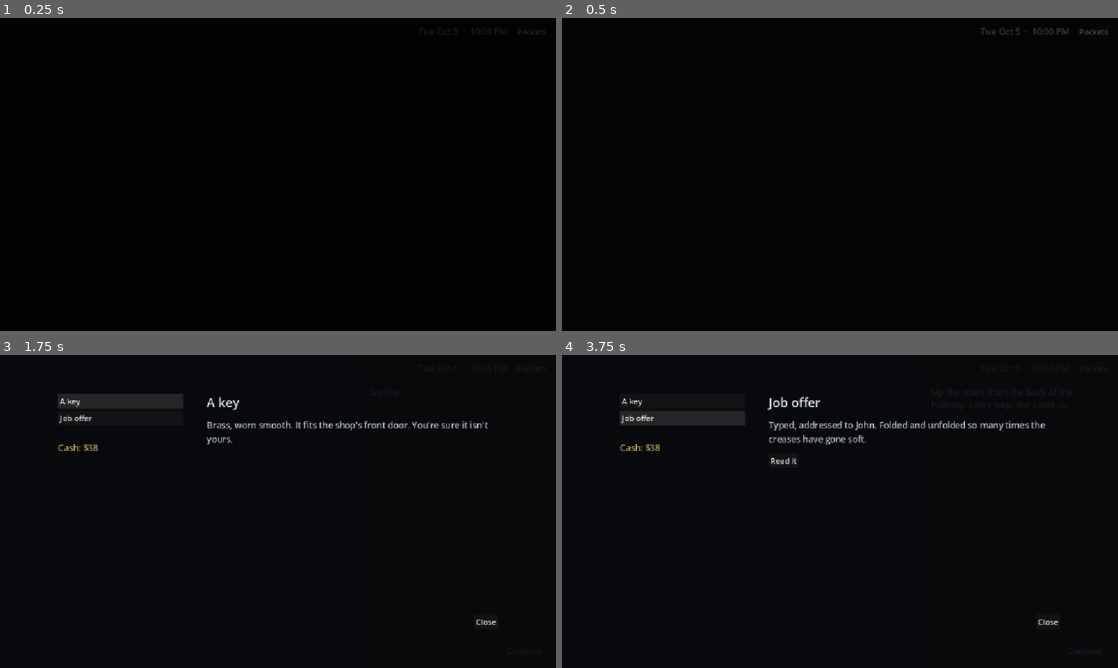
Above: before the commit, frames 1-4 (two rows, left to right).
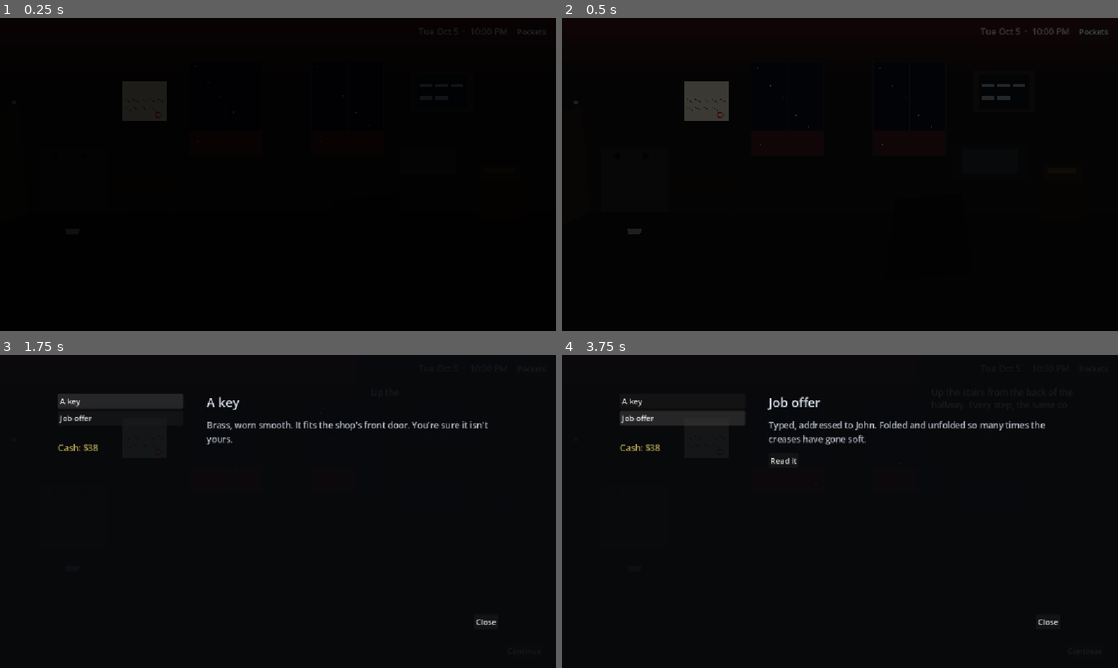
Above: after the commit, the same moments.

Repository: MicolDellaColletta/breakup
Game: Godot game, scene res://scenes/night.tscn
The game is run twice, just before and just after one commit, with the same random seed, the same clock (stepped at 60 frames per second) and the same inputs. This scene is started directly instead of the project's main scene. Sound files missing from this copy of the repository are replaced by a short silence.
Inputs:
- Up to frame 1 (0.25 s): no input
- Up to frame 2 (0.5 s): no input
- Up to frame 3 (1.75 s): click "Pockets" at 0.5 s; click "A key" at 1.25 s
- Up to frame 4 (3.75 s): click "Continue" at 2 s; click "Continue" at 2.75 s; click "Job offer" at 3.5 s

The runs differ from the first frame. In frame 1, 1.0% of the frame differs, in the area x 22-30%, y 20-33%; in frame 2, 1.2%, in the area x 2-84%, y 15-70%; in frame 3, less than 0.1%; in frame 4, less than 0.1%.

Commit message:
Point and click for the nights in the apartment
- The nights after each day use the same apartment, first person: the
  main room (radio, kitchen, windows, the painting of breakup over the
  armchair, and the way downstairs to the back door), the hall (the
  locked door, the bedroom) and the bedroom (the dresser, the bed)
- The picture shows tonight's choices (an open window, the radio's
  dial); those reset each night
- The painting is now drawn in the main room
- Tests: the night test walks the rooms

Co-Authored-By: Claude Opus 5.5 <noreply@anthropic.com>
Claude-Session: https://claude.ai/code/session_01FfTQbNb7gouRm2E4pjXUsr

Diff:
--- a/scenes/night.tscn
+++ b/scenes/night.tscn
@@ -12,6 +12,8 @@
 [ext_resource type="AudioStream" uid="uid://buttnji3lpwvj" path="res://audio/freesound_community-phone-pick-up-46796.mp3" id="10_pickup"]
 [ext_resource type="AudioStream" uid="uid://l26hxl6mp4k7" path="res://audio/freesound_community-phone-hang-up-46793.mp3" id="11_hangup"]
 [ext_resource type="AudioStream" uid="uid://dia8qe3m72c7e" path="res://audio/freesound_community-telephone-off-hook-us-74706.mp3" id="12_deadline"]
+[ext_resource type="Script" path="res://scripts/apartment_art.gd" id="13_art"]
+[ext_resource type="Script" path="res://scripts/hotspot_layer.gd" id="14_spots"]
 
 [node name="Night" type="Control" unique_id=1070605040]
 layout_mode = 3
@@ -22,32 +24,31 @@
 grow_vertical = 2
 script = ExtResource("1_night")
 
-[node name="Background" type="ColorRect" parent="." unique_id=1170615141]
+[node name="ApartmentArt" type="Control" parent="." unique_id=1170615141]
+unique_name_in_owner = true
 layout_mode = 1
 anchors_preset = 15
 anchor_right = 1.0
 anchor_bottom = 1.0
 grow_horizontal = 2
 grow_vertical = 2
-color = Color(0.035, 0.045, 0.065, 1)
+mouse_filter = 2
+script = ExtResource("13_art")
+
+[node name="Hotspots" type="Control" parent="." unique_id=1370635343]
+unique_name_in_owner = true
+layout_mode = 1
+anchors_preset = 15
+anchor_right = 1.0
+anchor_bottom = 1.0
+grow_horizontal = 2
+grow_vertical = 2
+mouse_filter = 2
+script = ExtResource("14_spots")
 
 [node name="Narrator" parent="." unique_id=1270625242 instance=ExtResource("2_column")]
 unique_name_in_owner = true
 layout_mode = 1
-
-[node name="Objects" type="HBoxContainer" parent="." unique_id=1370635343]
-unique_name_in_owner = true
-layout_mode = 1
-anchors_preset = 2
-anchor_top = 1.0
-anchor_bottom = 1.0
-offset_left = 40.0
-offset_top = -64.0
-offset_right = 40.0
-offset_bottom = -28.0
-grow_vertical = 0
-theme_override_constants/separation = 10
-mouse_filter = 2
 
 [node name="RadioNight" type="AudioStreamPlayer" parent="." unique_id=1970695949]
 unique_name_in_owner = true
--- a/scripts/apartment_art.gd
+++ b/scripts/apartment_art.gd
@@ -98,6 +98,13 @@
 	_rect(0.865, 0.47, 0.07, 0.05, Color(0.09, 0.07, 0.05))
 	var lit: bool = _flag("radio_on")
 	_rect(0.875, 0.48, 0.05, 0.015, Color(AMBER, 0.85 if lit else 0.12))
+	# Over the armchair, the painting of breakup: white plates on black water,
+	# and the small figure far out on one of them.
+	_rect(0.74, 0.17, 0.11, 0.13, Color(0.12, 0.1, 0.07))
+	_rect(0.75, 0.18, 0.09, 0.11, Color(0.04, 0.05, 0.07))
+	for k in 5:
+		_rect(0.755 + (k % 3) * 0.028, 0.21 + (k / 3) * 0.04, 0.022, 0.012, Color(0.6, 0.62, 0.65, 0.7))
+	draw_line(_p(0.8, 0.245), _p(0.8, 0.23), Color(0.02, 0.02, 0.02), 2.0)
 	# The coat on its hook by the landing, near and to the left.
 	_poly([Vector2(0.0, 0.3), Vector2(0.035, 0.28), Vector2(0.05, 0.62), Vector2(0.0, 0.66)], Color(0.08, 0.068, 0.055))
 	draw_circle(_p(0.025, 0.27), 4, STEEL)
--- a/scripts/night.gd
+++ b/scripts/night.gd
@@ -2,17 +2,23 @@
 
 # The apartment at night, after the shop has closed and the evening is over:
 # the rules (radio, the dog, the windows, the back door), things to look at,
-# then bed, and whatever wakes you. What's in the room comes from
-# story/spots.cfg; each day's night has its own story file
+# then bed, and whatever wakes you. First person, three rooms you walk between
+# with arrows (story/spots.cfg, scene "night"): the main room, the hall and
+# the bedroom. Each day's night has its own story file
 # (GameState.NIGHT_STORIES). In the morning, the next day at the counter, or
 # the title screen if that day isn't written yet.
 
 const TITLE_SCENE: String = "res://scenes/title.tscn"
 const COUNTER_SCENE: String = "res://scenes/counter.tscn"
-const ROOM: String = "apartment"
+const SCENE_ID: String = "night"
+const VIEW_FADE: float = 0.25
+# Flags the picture shows (an open window, the radio's dial) that belong to a
+# single night: cleared when the next one starts.
+const TONIGHT_FLAGS: Array[String] = ["window_open", "radio_on", "tv_on"]
 
 @onready var narrator: DialogueColumn = %Narrator
-@onready var objects: HBoxContainer = %Objects
+@onready var art: Control = %ApartmentArt
+@onready var hotspots: HotspotLayer = %Hotspots
 @onready var radio_night: AudioStreamPlayer = %RadioNight
 @onready var wind: AudioStreamPlayer = %Wind
 
@@ -28,13 +34,20 @@
 }
 
 var _looked: Array[String] = []
+var _room: String = "main"
+var _busy: bool = true
+var _ending: bool = false
 
 func _ready() -> void:
 	# Tonight's bowl starts empty and the back door starts as the old man left
 	# it, whatever happened last night. (The morning already read last night's.)
 	GameState.fed_dog = false
 	GameState.locked_back_door = false
-	objects.visible = false
+	for flag in TONIGHT_FLAGS:
+		GameState.flags.erase(flag)
+	art.view = _room
+	hotspots.spot_clicked.connect(click)
+	hotspots.interactive = false
 	narrator.use_sounds(sounds)
 	narrator.section_finished.connect(_on_section_finished)
 	narrator.choice_made.connect(_on_choice_made)
@@ -46,10 +59,40 @@
 
 # --- Public: what tests and other scenes can use ---
 
+func current_room() -> String:
+	return _room
+
+# Clicking a hotspot: walk to another room, or look at something there.
+func click(spot_id: String) -> void:
+	if _busy or _ending:
+		return
+	var room: String = Spots.go(spot_id)
+	if room != "":
+		walk(room)
+	else:
+		look(spot_id)
+
+# Plays what's there to see (tests use it directly, from any room). Each
+# thing can be looked at once a night.
 func look(spot_id: String) -> void:
 	_looked.append(spot_id)
-	objects.visible = false
+	hotspots.mark_used(spot_id)
+	_busy = true
+	hotspots.interactive = false
 	narrator.start_conversation(Spots.section(spot_id))
+
+func walk(room: String) -> void:
+	_busy = true
+	hotspots.interactive = false
+	narrator.play_sound("floorboards")
+	var fade: Tween = create_tween()
+	fade.tween_property(self, "modulate", Color(0.15, 0.15, 0.15), VIEW_FADE)
+	await fade.finished
+	_room = room
+	art.view = room
+	fade = create_tween()
+	fade.tween_property(self, "modulate", Color.WHITE, VIEW_FADE)
+	_show_spots()
 
 # --- Private: the machinery ---
 
@@ -61,18 +104,11 @@
 		_show_spots()
 
 func _show_spots() -> void:
-	# Out now, not at the end of the frame, so the new buttons keep their names.
-	for old in objects.get_children():
-		objects.remove_child(old)
-		old.queue_free()
-	for spot_id in Spots.in_room("night", ROOM, narrator):
-		var button: Button = Button.new()
-		button.name = spot_id
-		button.text = Spots.label(spot_id)
-		button.disabled = _looked.has(spot_id)
-		button.pressed.connect(look.bind(spot_id))
-		objects.add_child(button)
-	objects.visible = true
+	hotspots.fill(SCENE_ID, _room, narrator)
+	for spot_id in _looked:
+		hotspots.mark_used(spot_id)
+	_busy = false
+	hotspots.interactive = true
 
 func _on_choice_made(choice: Dictionary) -> void:
 	if choice["target"] == "radio_on":
@@ -81,6 +117,8 @@
 # Morning: the next day at the counter, or the title screen when that day
 # isn't written yet.
 func _end_of_day() -> void:
+	_ending = true
+	hotspots.interactive = false
 	narrator.set_input_enabled(false)
 	var tween: Tween = create_tween().set_parallel()
 	tween.tween_property(radio_night, "volume_db", -80.0, 3.0)
--- a/story/spots.cfg
+++ b/story/spots.cfg
@@ -4,13 +4,14 @@
 ;           (the first night), "shop" (after closing) or "night"
 ; room    = where in that scene (drive: car, glovebox; shop_night: floor,
 ;           counter, hallway, office; apartment_first: main, hall, bathroom,
-;           bedroom; shop: counter, floor, office, hallway; night: apartment)
+;           bedroom; night: main, hall, bedroom; shop: counter, floor, office,
+;           hallway)
 ; label   = its name, shown when the mouse is over it (or on its button)
 ; section = the story section it plays (drive.txt for the drive,
 ;           shop_looks.txt for the shop, each night's file for the night)
 ; if      = only there when this holds (same as | if= in story files)
-; Scenes with a picture (the drive, and the shop and apartment on the first
-; night, so far) make each one a clickable hotspot:
+; Scenes with a picture (everything but the shop after closing, so far) make
+; each one a clickable hotspot:
 ; rect    = "x, y, width, height", each from 0 to 1 of the screen
 ; sound   = played the moment it's clicked (a sound the scene has)
 ; go      = walk to that room instead of playing a section (no section needed)
@@ -465,52 +466,93 @@
 label="Steel door"
 section="look_steel_door"
 
-; --- The apartment at night (story/night_one.txt) ---
+; --- The apartment at night, after each day (story/night_one.txt,
+; night_two.txt): every night file needs each of these sections. ---
 
 [radio]
 scene="night"
-room="apartment"
+room="main"
 label="Radio"
 section="radio"
+rect="0.85, 0.44, 0.1, 0.12"
 
 [kitchen]
 scene="night"
-room="apartment"
+room="main"
 label="Kitchen"
 section="kitchen"
+rect="0.06, 0.4, 0.14, 0.34"
 
 [windows]
 scene="night"
-room="apartment"
+room="main"
 label="Windows"
 section="windows"
+rect="0.33, 0.12, 0.37, 0.34"
+
+[painting]
+scene="night"
+room="main"
+label="Painting"
+section="painting"
+rect="0.73, 0.16, 0.13, 0.15"
+
+[back_door]
+scene="night"
+room="main"
+label="Downstairs, to the back door"
+section="back_door"
+arrow="back"
+rect="0.44, 0.84, 0.12, 0.14"
+
+[night_to_hall]
+scene="night"
+room="main"
+label="The hall"
+go="hall"
+arrow="right"
+rect="0.88, 0.72, 0.1, 0.14"
+
+[locked_door]
+scene="night"
+room="hall"
+label="Locked door"
+section="locked_door"
+rect="0.62, 0.22, 0.1, 0.56"
+
+[night_hall_bedroom]
+scene="night"
+room="hall"
+label="Bedroom"
+go="bedroom"
+rect="0.26, 0.3, 0.08, 0.48"
+
+[night_hall_back]
+scene="night"
+room="hall"
+label="Main room"
+go="main"
+arrow="back"
+rect="0.44, 0.84, 0.12, 0.14"
 
 [dresser]
 scene="night"
-room="apartment"
+room="bedroom"
 label="Dresser"
 section="dresser"
-
-[painting]
-scene="night"
-room="apartment"
-label="Painting"
-section="painting"
-
-[locked_door]
-scene="night"
-room="apartment"
-label="Locked door"
-section="locked_door"
-
-[back_door]
-scene="night"
-room="apartment"
-label="Back door"
-section="back_door"
+rect="0.74, 0.34, 0.16, 0.26"
 
 [bed]
 scene="night"
-room="apartment"
+room="bedroom"
 label="Bed"
 section="sleep"
+rect="0.14, 0.42, 0.56, 0.44"
+
+[night_bedroom_back]
+scene="night"
+room="bedroom"
+label="The hall"
+go="hall"
+arrow="back"
+rect="0.44, 0.88, 0.12, 0.12"
--- a/tests/test_night.gd
+++ b/tests/test_night.gd
@@ -31,10 +31,15 @@
 	var night: Node = await _open_night(has_key)
 	var column: Node = night.get_node("%Narrator")
 	check(not gs.fed_dog, "tonight's bowl starts empty")
-	check(night.get_node("%Objects").visible, "the apartment buttons show after arriving")
-	var spots: Array = night.get_node("%Objects").get_children().filter(
-		func(b: Node) -> bool: return not b.is_queued_for_deletion()).map(func(b: Node) -> String: return String(b.name))
-	check(spots == ["radio", "kitchen", "windows", "dresser", "painting", "locked_door", "back_door", "bed"], "eight things to look at in the apartment")
+	var hotspots: Node = night.get_node("%Hotspots")
+	check(night.current_room() == "main" and hotspots.interactive, "you arrive in the main room, and can move")
+	check(hotspots.spot_ids() == ["radio", "kitchen", "windows", "painting", "back_door", "night_to_hall"], "the main room: radio, kitchen, windows, painting, downstairs, the hall")
+	night.click("night_to_hall")
+	await wait(0.7)
+	check(hotspots.spot_ids() == ["locked_door", "night_hall_bedroom", "night_hall_back"], "the hall: the locked door, the bedroom, back")
+	night.click("night_hall_bedroom")
+	await wait(0.7)
+	check(hotspots.spot_ids() == ["dresser", "bed", "night_bedroom_back"], "the bedroom: the dresser and the bed")
 	if has_key:
 		night.look("dresser")
 		advance(column)
@@ -58,7 +63,7 @@
 		await pick(column, "Leave it unlocked")
 		check(not gs.locked_back_door, "the back door stays unlocked")
 	advance(column)
-	check(night.get_node("%Objects").visible, "back in the apartment afterwards")
+	check(night.get_node("%Hotspots").interactive, "back in the apartment afterwards")
 
 func _three_am(lock: bool, wave: String, expected_room: String) -> void:
 	section("After three: %s, %s" % ["door locked" if lock else "door unlocked", wave.to_lower()])
Not shown, changed: story/night_one.txt
Not shown, changed: story/night_two.txt
